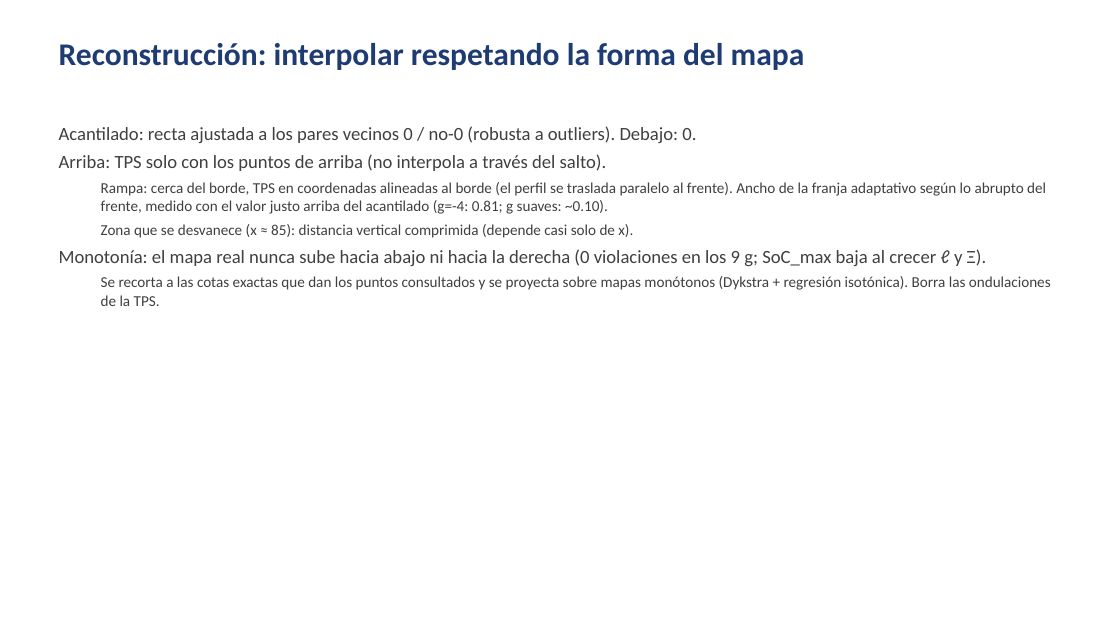
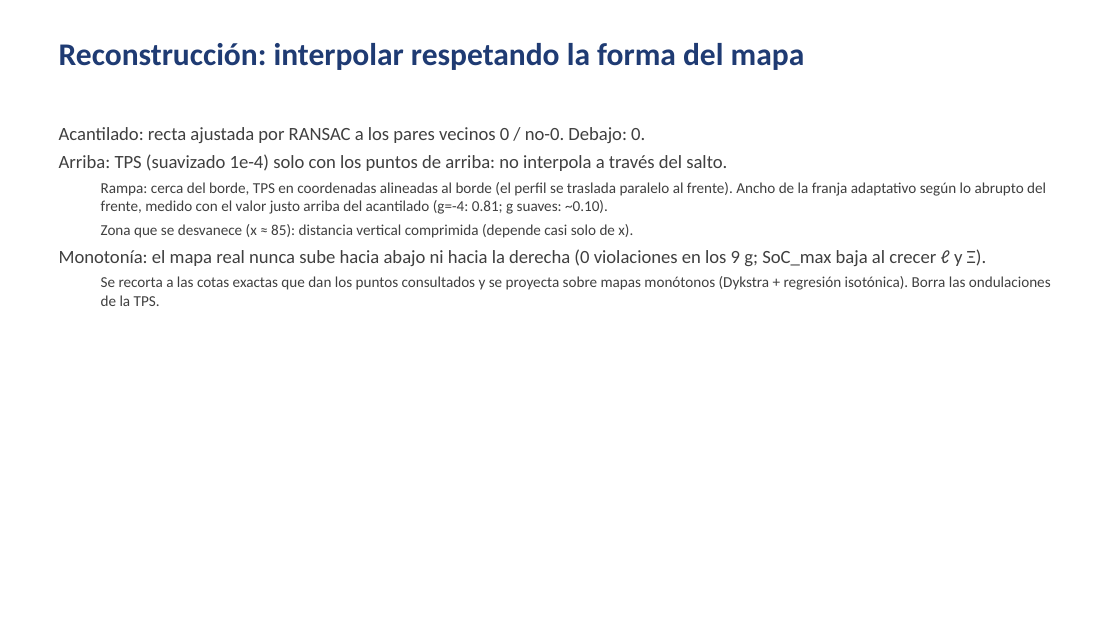
Before and after one commit to santiafonso/Tesis, a slide deck: slide 8 of presentaciones/presentacion4_autoexp/presentacion4_autoexp.pptx. Drawn at 1120x630 pixels with LibreOffice and Linux fonts; fonts in the diff are those of the drawing. Boxes give left, top, right and bottom in pixels: in the first picture for what was removed or moved away, otherwise in the second. Text is boxed around its words. In the diff, an @@ line names an element or a change of style, - is before the commit and + after.

```diff
--- a/presentaciones/presentacion4_autoexp/presentacion4_autoexp.pptx
+++ b/presentaciones/presentacion4_autoexp/presentacion4_autoexp.pptx
@@ text at [59,127,727,171]: text changed @@
-Acantilado: recta ajustada a los pares vecinos 0 / no-0 (robusta a outliers). Debajo: 0.
-Arriba: TPS solo con los puntos de arriba (no interpola a través del salto).
+Acantilado: recta ajustada por RANSAC a los pares vecinos 0 / no-0. Debajo: 0.
+Arriba: TPS (suavizado 1e-4) solo con los puntos de arriba: no interpola a través del salto.
```
Also in this commit, not shown: 2 other slides changed, 7 other files.
